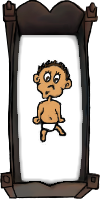
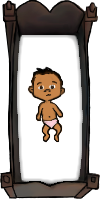
Two versions of the same layered image (100x200). Layer-by-layer changes:
added layer "idle1" above "old" over bbox(27, 66, 66, 144)
renamed "Layer 7" to "old", hid it over bbox(31, 59, 73, 145)
